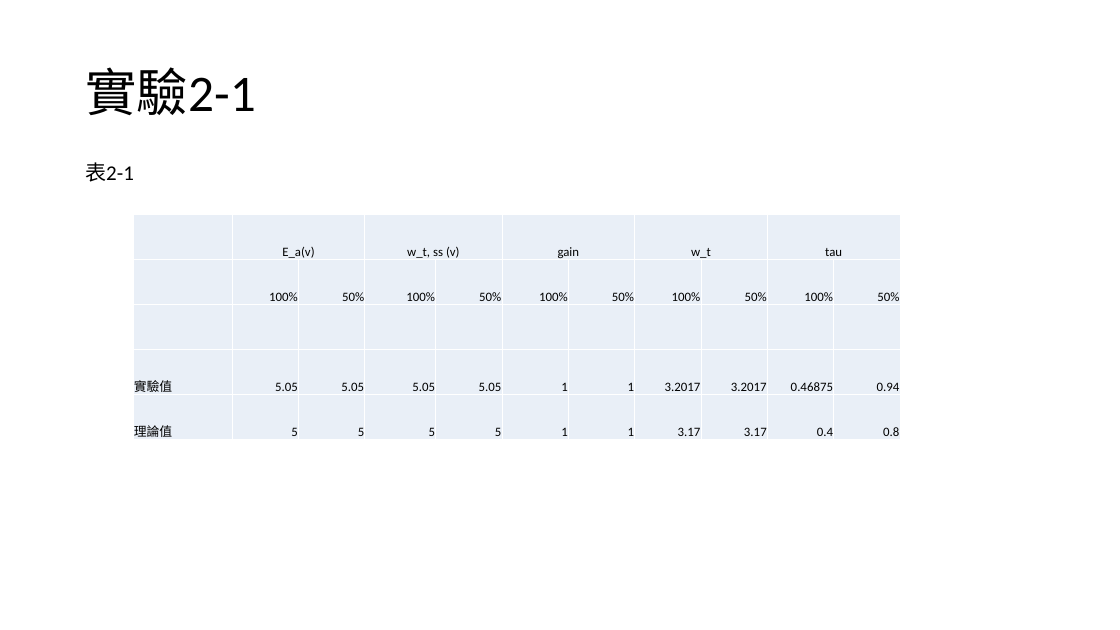
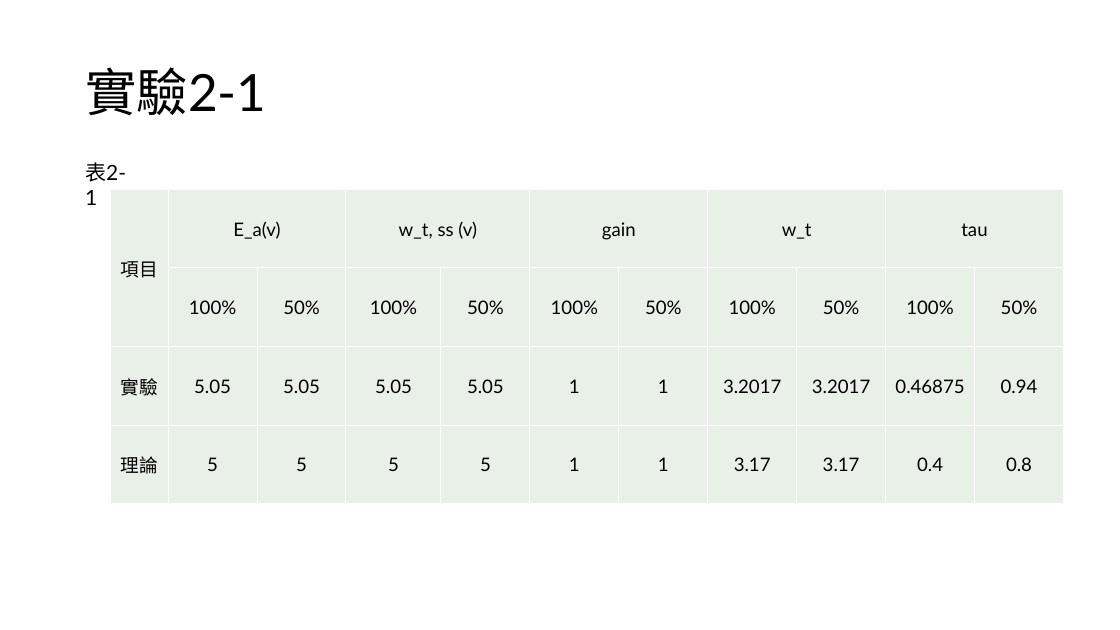
Before and after one commit to yeyi58095/control_lab, a slide deck: slide 8 of 實驗二/presentation/實驗二結報.pptx. Drawn at 1120x630 pixels with LibreOffice and Linux fonts; fonts in the diff are those of the drawing. Boxes give left, top, right and bottom in pixels: in the first picture for what was removed or moved away, otherwise in the second. Text is boxed around its words. In the diff, an @@ line names an element or a change of style, - is before the commit and + after.

```diff
--- a/實驗二/presentation/實驗二結報.pptx
+++ b/實驗二/presentation/實驗二結報.pptx
@@ title "實驗2-1" at bbox=[85, 67, 266, 115]: font Calibri to Lato @@
@@ text "表2-1" at bbox=[85, 162, 126, 205]: font Calibri to Lato @@
@@ table at bbox=[111, 189, 1065, 504] @@
-row 1, column 1: 
+row 1, column 1: 項目
-row 3:  |  |  |  |  |  |  |  |  |  | 
-row 4: 實驗值 | 5.05 | 5.05 | 5.05 | 5.05 | 1 | 1 | 3.2017 | 3.2017 | 0.46875 | 0.94
-row 5: 理論值 | 5 | 5 | 5 | 5 | 1 | 1 | 3.17 | 3.17 | 0.4 | 0.8
+row 3: 實驗 | 5.05 | 5.05 | 5.05 | 5.05 | 1 | 1 | 3.2017 | 3.2017 | 0.46875 | 0.94
+row 4: 理論 | 5 | 5 | 5 | 5 | 1 | 1 | 3.17 | 3.17 | 0.4 | 0.8
@@ table: place and size @@
-table at bbox=[134, 215, 901, 441]
+table at bbox=[111, 189, 1065, 504]
```
Also in this commit, not shown: 10 other slides changed, 5 slides added, 6 slides removed, 1 other file.
